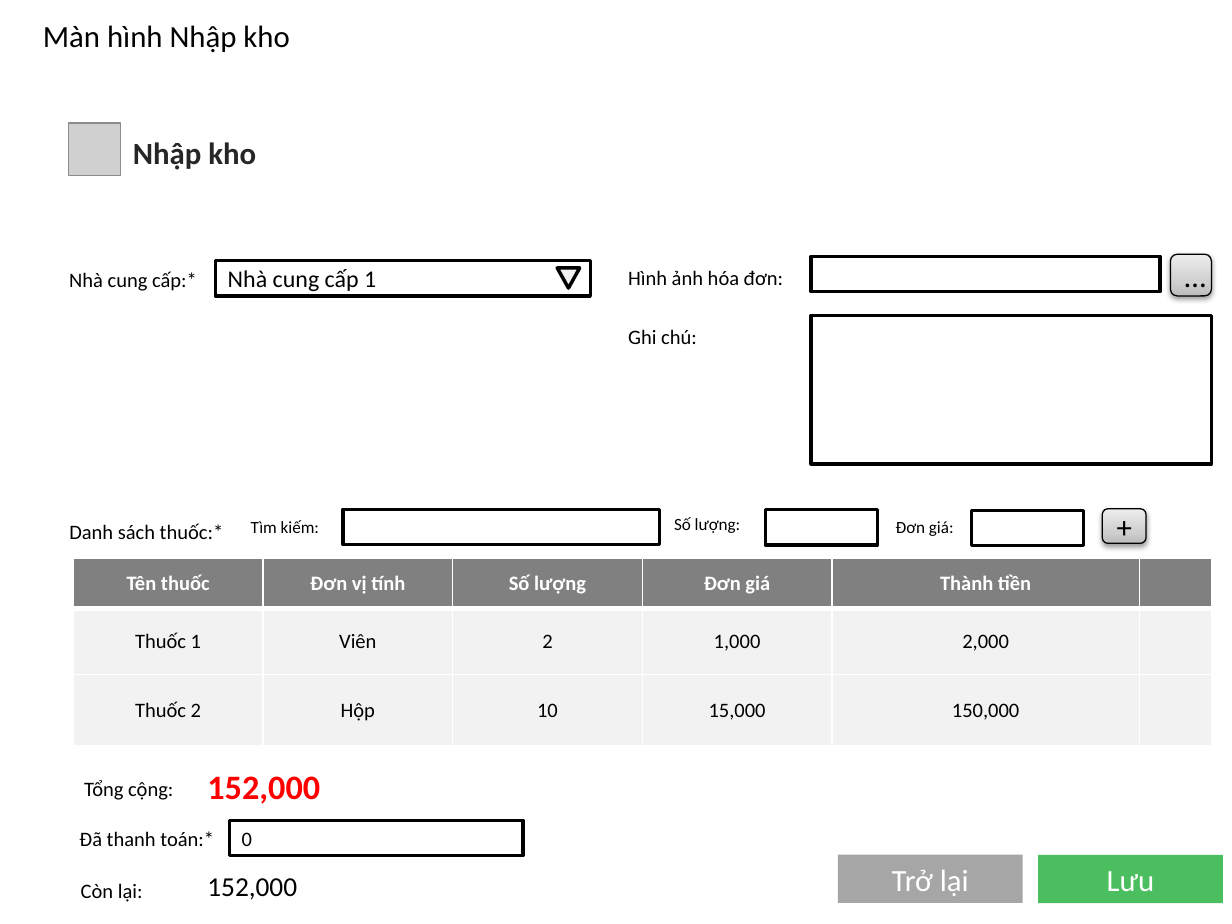
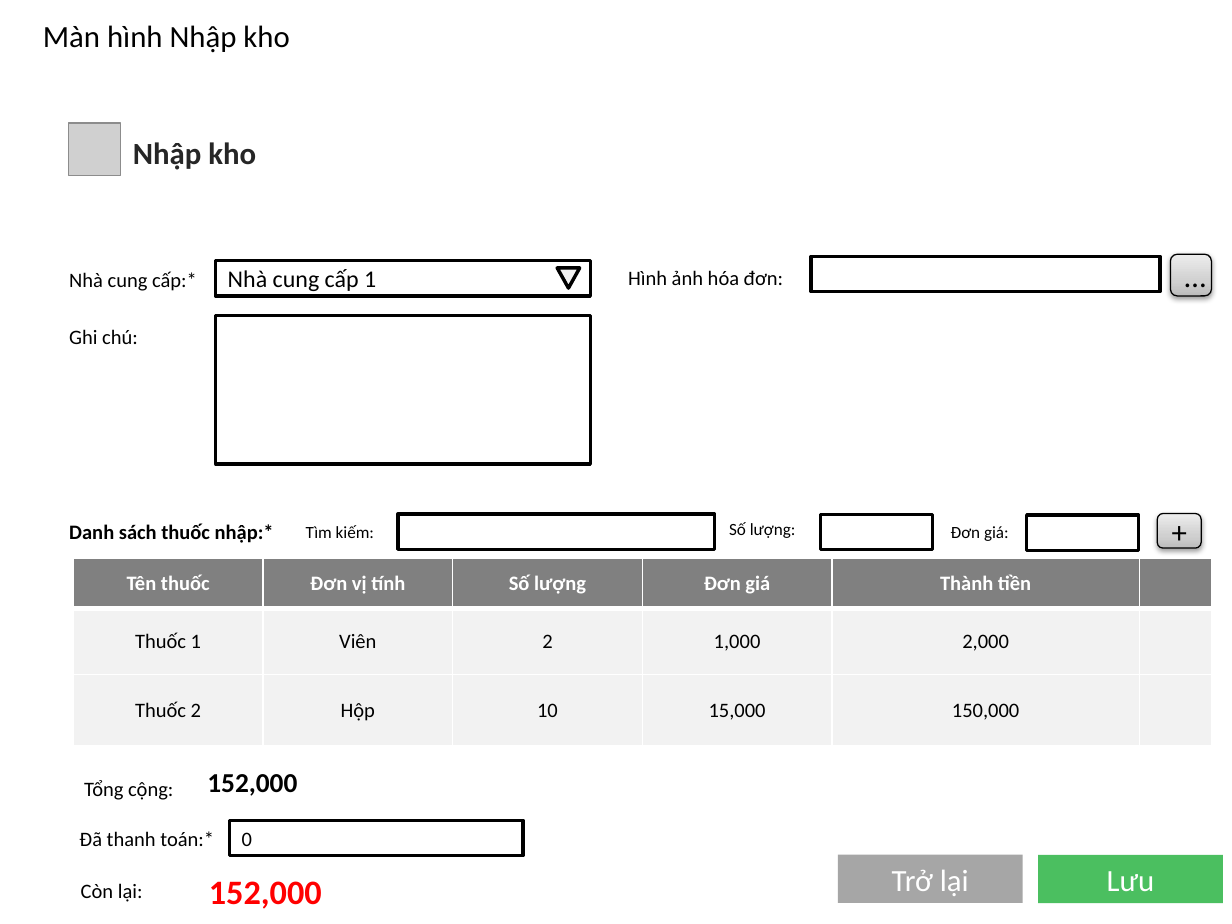
Before and after one commit to TrdHuy/Pharmacy, a slide deck: slide 16 of Pharmacy/UXUI/PagesUI.pptx. Drawn at 1232x924 pixels with LibreOffice and Linux fonts; fonts in the diff are those of the drawing; grey boxes stand for pictures; background and template pictures are left out. Boxes give left, top, right and bottom in pixels: in the first picture for what was removed or moved away, otherwise in the second. Text is boxed around its words. In the diff, an @@ line names an element or a change of style, - is before the commit and + after.

```diff
--- a/Pharmacy/UXUI/PagesUI.pptx
+++ b/Pharmacy/UXUI/PagesUI.pptx
@@ text "Ghi chú:" moved from (x1=628, y1=329, x2=697, y2=344) to (x1=69, y1=329, x2=138, y2=344) @@
@@ rectangle resized from (x1=811, y1=315, x2=1211, y2=463) to (x1=216, y1=315, x2=590, y2=463) @@
@@ text at (x1=69, y1=523, x2=274, y2=543): text changed; bold on @@
-Danh sách thuốc:*
+Danh sách thuốc nhập:*
@@ 3 texts, 3 rectangles, 1 rounded rectangle moved together from (x1=251, y1=509, x2=1147, y2=546) to (x1=306, y1=514, x2=1201, y2=551) @@
@@ text "152,000" at (x1=207, y1=774, x2=297, y2=796): size 20 to 16 pt, text colour #FF0000 to #000000 @@
@@ text "152,000" at (x1=209, y1=881, x2=322, y2=909): size 16 to 20 pt, text colour #000000 to #FF0000, bold on @@
```
Also in this commit, not shown: 2 other slides changed, 1 slide added, 46 other files.
